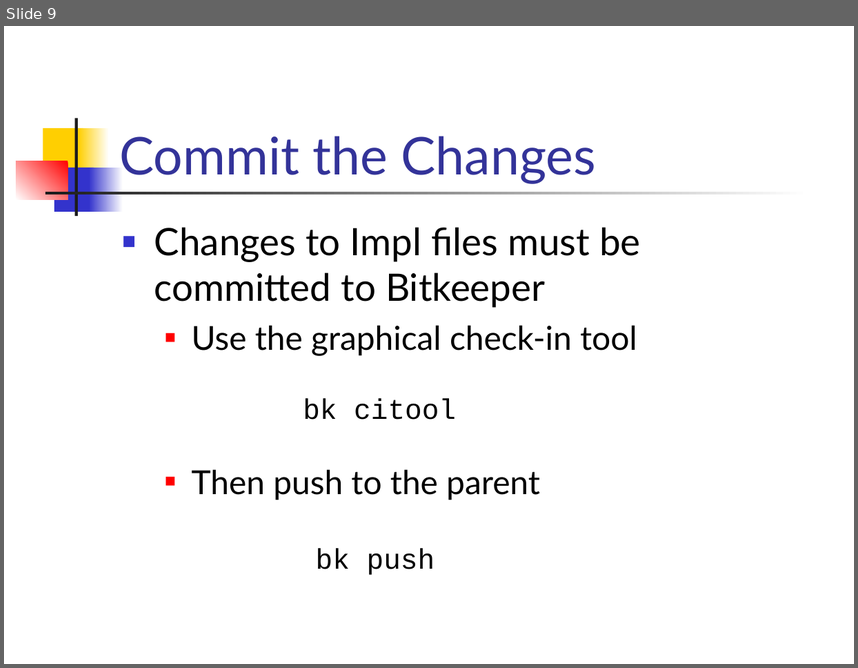
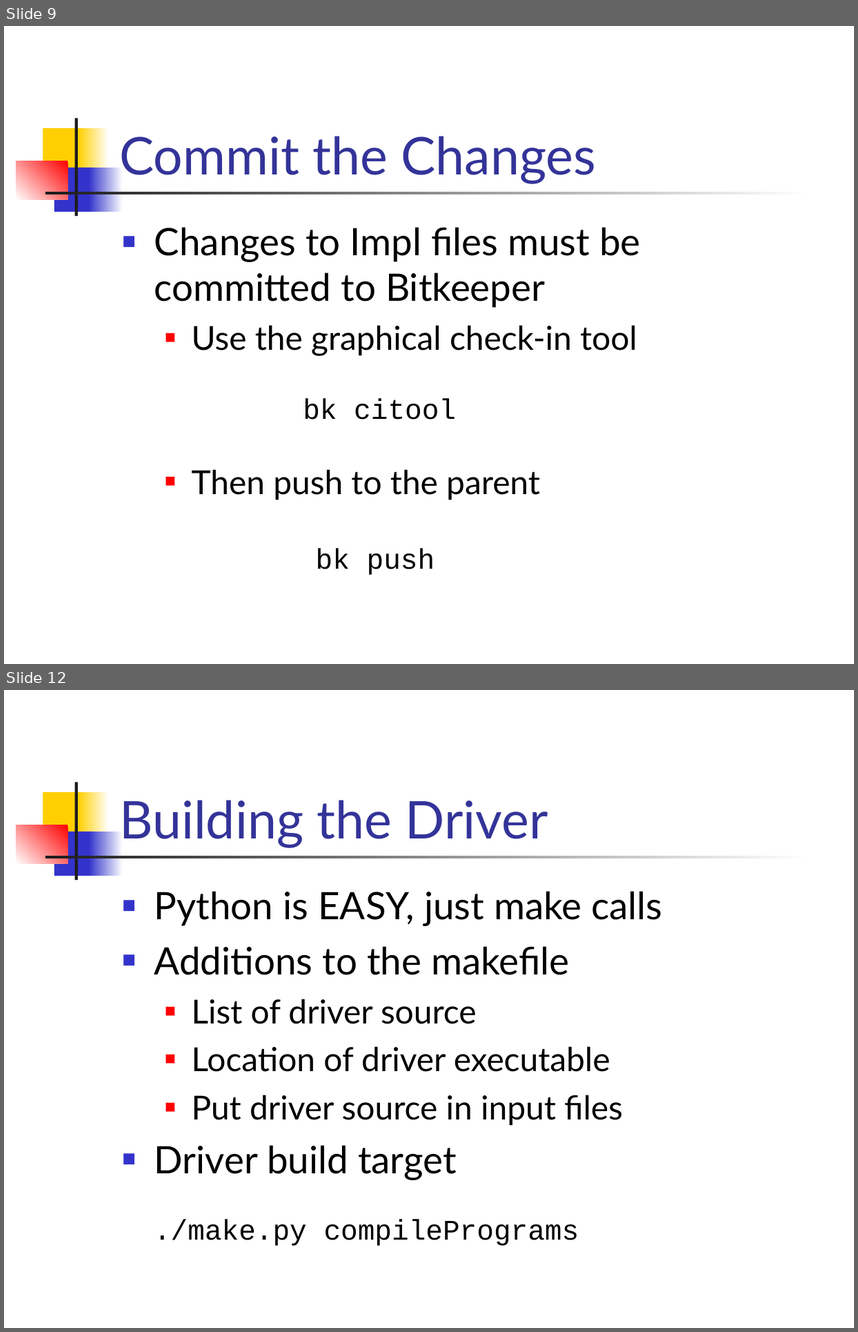
Before and after one commit to CloudComputer/petsc-BuildSystem, a slide deck: docs/tutorials/DevelopingApplicationsWithSIDL.ppt. Shown one above the other, each under a label of ours: slide 9 before the commit, slides 9 and 12 after it; the slides between them are not shown. The pictures are 858x668 and 858x1332 pixels, drawn with LibreOffice and Linux fonts; fonts in the diff are those of the drawing. Boxes give left, top, right and bottom in pixels: in the first picture for what was removed or moved away, otherwise in the second. Text is boxed around its words. In the diff, an @@ line names an element or a change of style, - is before the commit and + after.

Commit message:
bk-changeset-1.629 knepley@khan.mcs.anl.gov|ChangeSet|20030514124205|13746 ChangeSet   1.629 03/05/14 07:42:05 knepley@khan.mcs.anl.gov +1 -0   Tutorial update
  docs/tutorials/DevelopingApplicationsWithSIDL.ppt
    1.2 03/05/14 07:42:05 knepley@khan.mcs.anl.gov +795 -670
    Added stuff about compiled drivers

```diff
--- a/docs/tutorials/DevelopingApplicationsWithSIDL.ppt
+++ b/docs/tutorials/DevelopingApplicationsWithSIDL.ppt
@@ slide 12 added at (4, 690, 854, 1328), background #FFFFFF; not listed: 7 template elements that a slide beside it also shows @@
@@ title added at (119, 800, 548, 847), 44 pt, text #333399 @@
+Building the Driver
@@ text added at (154, 891, 663, 1180), 28 pt, text #000000 @@
+■ Python is EASY, just make calls
+■ Additions to the makefile
+  ■ List of driver source
+  ■ Location of driver executable
+  ■ Put driver source in input files
+■ Driver build target
@@ text added at (154, 1219, 579, 1245), 24 pt, text #000000 @@
+./make.py compilePrograms
```
Also in this commit, not shown: 1 slide changed, 3 other slides added.
